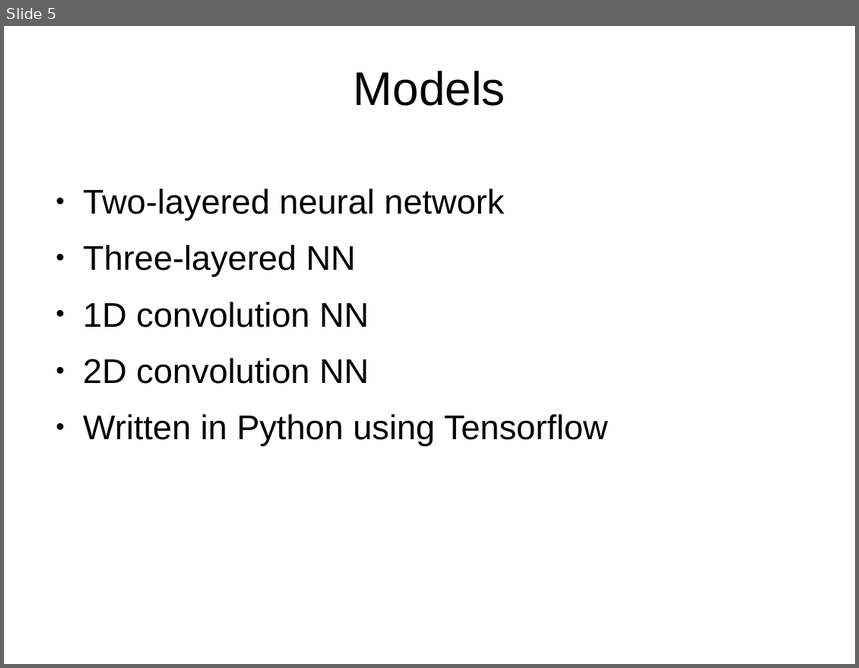
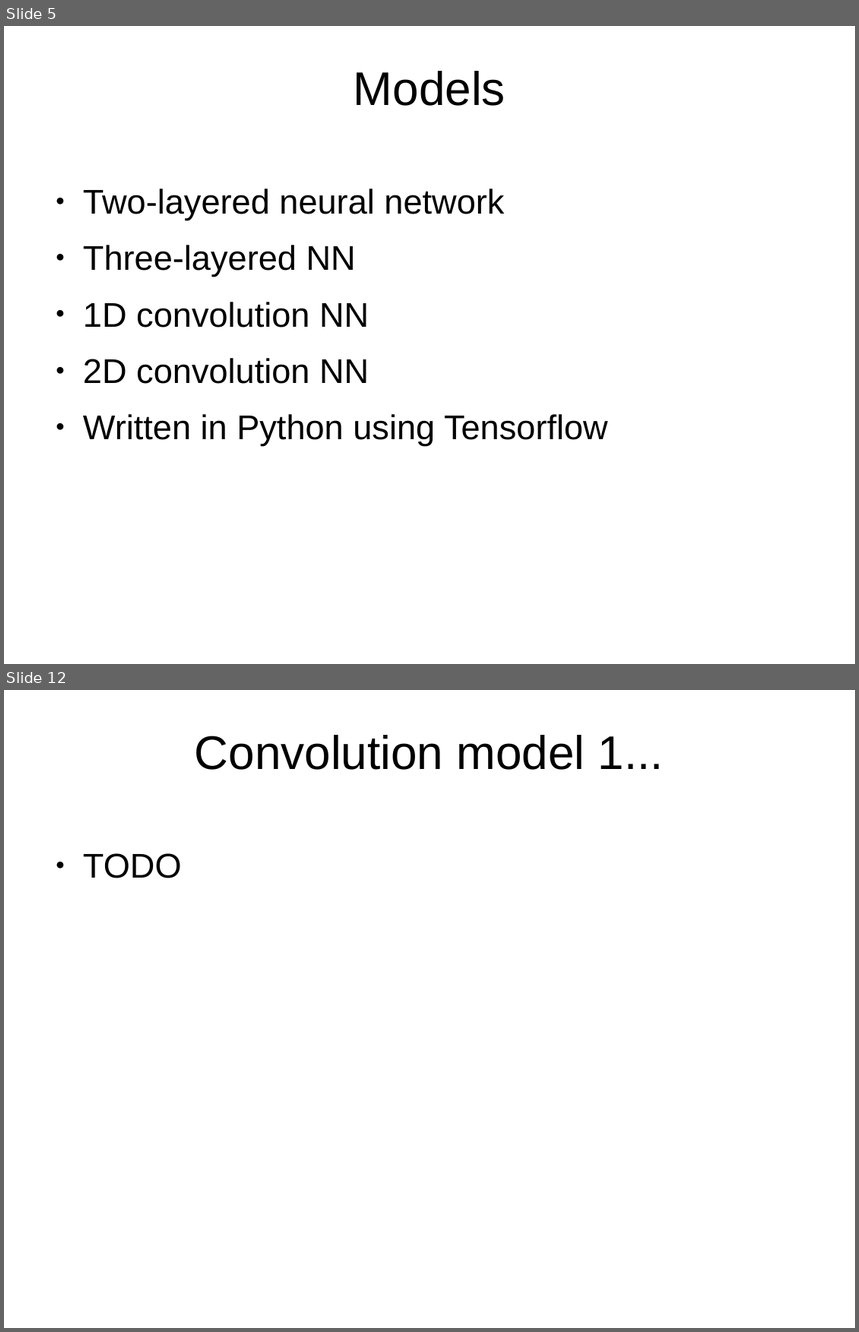
Before and after one commit to kappalabs/NNLeafClassifierProject, a slide deck: slideshow/slides.odp. Shown one above the other, each under a label of ours: slide 5 before the commit, slides 5 and 12 after it; the slides between them are not shown. The pictures are 859x668 and 859x1332 pixels, drawn with LibreOffice and Linux fonts; fonts in the diff are those of the drawing; background and template pictures are left out. Boxes give left, top, right and bottom in pixels: in the first picture for what was removed or moved away, otherwise in the second. Text is boxed around its words. In the diff, an @@ line names an element or a change of style, - is before the commit and + after.

```diff
--- a/slideshow/slides.odp
+++ b/slideshow/slides.odp
@@ slide 12 added at (4, 690, 855, 1328), background picture (left out) @@
@@ title added at (195, 735, 664, 770), 44 pt, text #000000 @@
+Convolution model 1...
@@ text added at (83, 853, 182, 878), 32 pt, text #000000 @@
+● TODO
```
Also in this commit, not shown: 4 slides changed, 4 other slides added, 3 other files.
